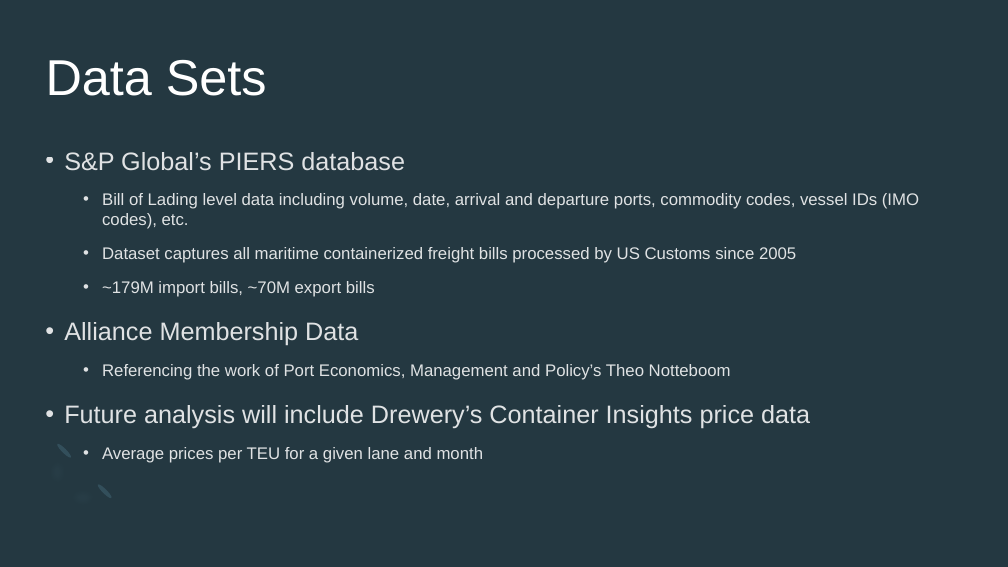
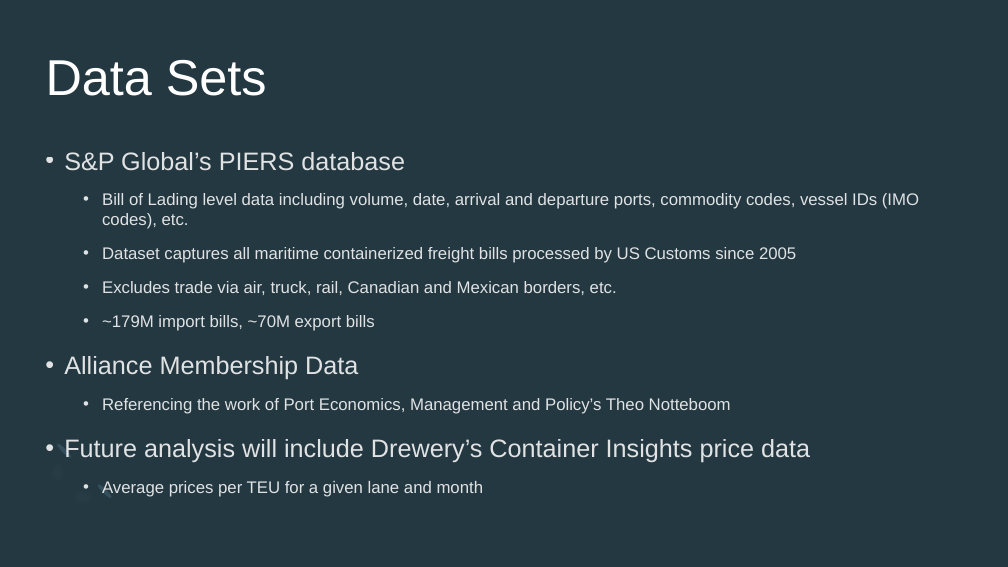
Before and after one commit to epistemetrica/Ocean-Carrier-Alliances-Project, a slide deck: slide 8 of PNREC/PNREC slides.pptx (slide 7 before the commit). Drawn at 1008x567 pixels with LibreOffice and Linux fonts; fonts in the diff are those of the drawing. Boxes give left, top, right and bottom in pixels: in the first picture for what was removed or moved away, otherwise in the second. Text is boxed around its words. In the diff, an @@ line names an element or a change of style, - is before the commit and + after.

```diff
--- a/PNREC/PNREC slides.pptx
+++ b/PNREC/PNREC slides.pptx
@@ text at (102, 281, 617, 295): paragraph added @@
+  • Excludes trade via air, truck, rail, Canadian and Mexican borders, etc.
```
Also in this commit, not shown: 5 other slides changed, 5 slides added, 2 slides removed, 14 other files.
